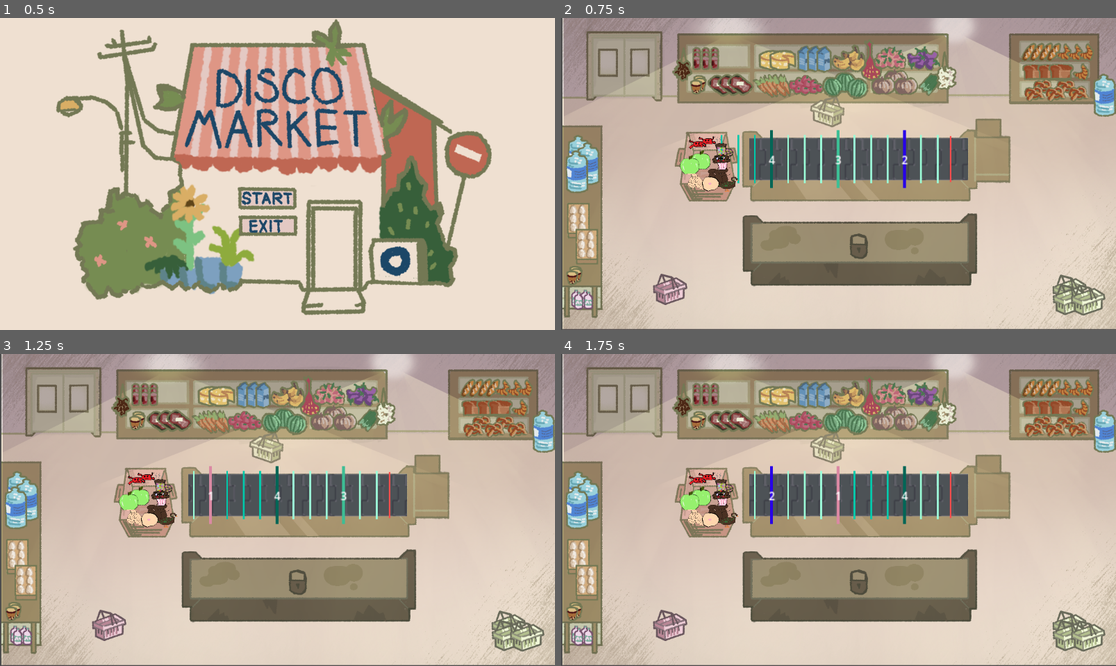
Above: before the commit, frames 1-4 (two rows, left to right).
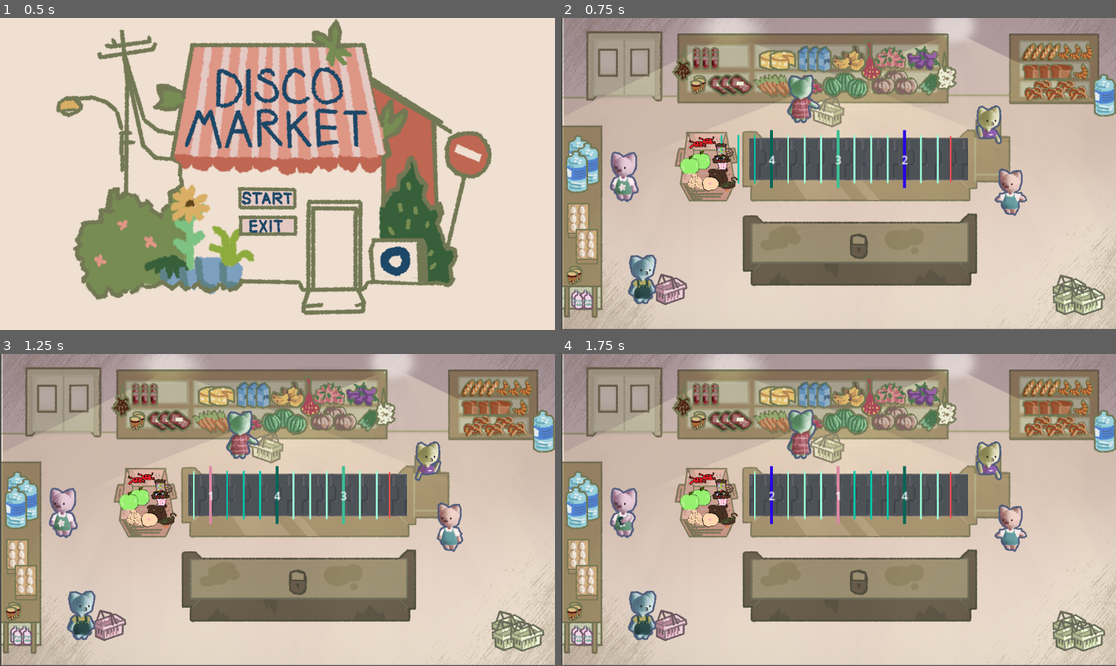
Above: after the commit, the same moments.

Repository: TheSenPie/disco-market
Game: Godot game, scene res://main_menu.tscn
The game is run twice, just before and just after one commit, with the same random seed, the same clock (stepped at 60 frames per second) and the same inputs.
Inputs (mouse positions are in pixels of both pictures, inside the frame that each line leads up to):
- Up to frame 1 (0.5 s): no input
- Up to frame 2 (0.75 s): click (827, 198) at 0.5 s
- Up to frame 3 (1.25 s): no input
- Up to frame 4 (1.75 s): tap Enter at 1.25 s; move the mouse to (699, 494) at 1.27 s; click (699, 494) at 1.42 s; tap Space at 1.52 s

Frame 1 is identical in both runs. In frame 2, 2.7% of the frame differs, in the area x 8-84%, y 18-92%; in frame 3, 2.7%; in frame 4, 2.7%.

Commit message:
Added basic cat animations

Diff:
--- a/main.tscn
+++ b/main.tscn
@@ -14,6 +14,86 @@
 [ext_resource type="PackedScene" uid="uid://c41nufm3sbqhw" path="res://objects/item/cupcake.tscn" id="9_vivmo"]
 [ext_resource type="PackedScene" uid="uid://dlugvi0nglbyr" path="res://objects/item/duck.tscn" id="10_2cqfq"]
 [ext_resource type="Texture2D" uid="uid://bpr1mi0io4di0" path="res://assets/Sprites/food.png" id="14_2cqfq"]
+[ext_resource type="Texture2D" uid="uid://bx75cqqiw7o1p" path="res://assets/Sprites/Cats/cat2_2.png" id="15_vivmo"]
+[ext_resource type="Texture2D" uid="uid://dxx7ht8tklrph" path="res://assets/Sprites/Cats/cat1_1.png" id="16_2cqfq"]
+[ext_resource type="Texture2D" uid="uid://dgbp5ss0c1j5i" path="res://assets/Sprites/Cats/customer1_1.png" id="17_074og"]
+[ext_resource type="Texture2D" uid="uid://dg4aulwcb344l" path="res://assets/Sprites/Cats/customer1_2.png" id="18_cegan"]
+[ext_resource type="Texture2D" uid="uid://c5yog3ckfhec3" path="res://assets/Sprites/Cats/greedycat_2.png" id="19_82xsv"]
+[ext_resource type="Texture2D" uid="uid://bnls5km5ybalj" path="res://assets/Sprites/Cats/greedycat_1.png" id="20_getpj"]
+[ext_resource type="Texture2D" uid="uid://54xt5fco6w30" path="res://assets/Sprites/Cats/lostcat_2.png" id="21_ryguw"]
+[ext_resource type="Texture2D" uid="uid://cfqvhkhr0jqd4" path="res://assets/Sprites/Cats/lostcat_1.png" id="22_d13ii"]
+[ext_resource type="Texture2D" uid="uid://dnauylpsfwljv" path="res://assets/Sprites/Cats/cuntycat_1.png" id="23_1u8w0"]
+[ext_resource type="Texture2D" uid="uid://c28x1kpmhp0v8" path="res://assets/Sprites/Cats/cuntycat_2.png" id="24_0odxb"]
+
+[sub_resource type="SpriteFrames" id="SpriteFrames_2cqfq"]
+animations = [{
+"frames": [{
+"duration": 1.0,
+"texture": ExtResource("15_vivmo")
+}, {
+"duration": 1.0,
+"texture": ExtResource("16_2cqfq")
+}],
+"loop": true,
+"name": &"default",
+"speed": 5.0
+}]
+
+[sub_resource type="SpriteFrames" id="SpriteFrames_82xsv"]
+animations = [{
+"frames": [{
+"duration": 1.0,
+"texture": ExtResource("17_074og")
+}, {
+"duration": 1.0,
+"texture": ExtResource("18_cegan")
+}],
+"loop": true,
+"name": &"default",
+"speed": 5.0
+}]
+
+[sub_resource type="SpriteFrames" id="SpriteFrames_ryguw"]
+animations = [{
+"frames": [{
+"duration": 1.0,
+"texture": ExtResource("19_82xsv")
+}, {
+"duration": 1.0,
+"texture": ExtResource("20_getpj")
+}],
+"loop": true,
+"name": &"default",
+"speed": 5.0
+}]
+
+[sub_resource type="SpriteFrames" id="SpriteFrames_1u8w0"]
+animations = [{
+"frames": [{
+"duration": 1.0,
+"texture": ExtResource("21_ryguw")
+}, {
+"duration": 1.0,
+"texture": ExtResource("22_d13ii")
+}],
+"loop": true,
+"name": &"default",
+"speed": 5.0
+}]
+
+[sub_resource type="SpriteFrames" id="SpriteFrames_lswn8"]
+animations = [{
+"frames": [{
+"duration": 1.0,
+"texture": ExtResource("23_1u8w0")
+}, {
+"duration": 1.0,
+"texture": ExtResource("24_0odxb")
+}],
+"loop": true,
+"name": &"default",
+"speed": 5.0
+}]
 
 [node name="Main" type="Node2D"]
 
@@ -85,3 +165,42 @@
 position = Vector2(582, 325)
 scale = Vector2(0.6, 0.600001)
 texture = ExtResource("14_2cqfq")
+
+[node name="CashierAnimation" type="AnimatedSprite2D" parent="."]
+position = Vector2(888, 223)
+scale = Vector2(0.56, 0.588943)
+sprite_frames = SubResource("SpriteFrames_2cqfq")
+autoplay = "default"
+frame_progress = 0.998803
+speed_scale = 0.5
+
+[node name="Customer1Animation" type="AnimatedSprite2D" parent="."]
+position = Vector2(934, 360)
+scale = Vector2(0.571297, 0.600005)
+sprite_frames = SubResource("SpriteFrames_82xsv")
+autoplay = "default"
+frame_progress = 0.945317
+speed_scale = 0.5
+
+[node name="GreedyCatAnimation" type="AnimatedSprite2D" parent="."]
+position = Vector2(503, 168)
+scale = Vector2(0.574185, 0.584202)
+sprite_frames = SubResource("SpriteFrames_ryguw")
+autoplay = "default"
+frame_progress = 0.481214
+
+[node name="LostCatAnimation" type="AnimatedSprite2D" parent="."]
+position = Vector2(169, 543)
+scale = Vector2(0.600001, 0.6)
+sprite_frames = SubResource("SpriteFrames_1u8w0")
+autoplay = "default"
+frame_progress = 0.542182
+speed_scale = 0.05
+
+[node name="CuntyCatAnimation" type="AnimatedSprite2D" parent="."]
+position = Vector2(131, 330)
+scale = Vector2(0.599999, 0.599999)
+sprite_frames = SubResource("SpriteFrames_lswn8")
+autoplay = "default"
+frame_progress = 0.49122
+speed_scale = 0.1
Binary file added: assets/Sprites/Cats/cat1_1.png
Not shown, added: assets/Sprites/Cats/cat1_1.png.import
Binary file added: assets/Sprites/Cats/cat2_2.png
Not shown, added: assets/Sprites/Cats/cat2_2.png.import
Binary file added: assets/Sprites/Cats/cuntycat_1.png
Not shown, added: assets/Sprites/Cats/cuntycat_1.png.import
Binary file added: assets/Sprites/Cats/cuntycat_2.png
Not shown, added: assets/Sprites/Cats/cuntycat_2.png.import
Binary file added: assets/Sprites/Cats/customer1_1.png
Not shown, added: assets/Sprites/Cats/customer1_1.png.import
Binary file added: assets/Sprites/Cats/customer1_2.png
Not shown, added: assets/Sprites/Cats/customer1_2.png.import
(and 9 more such lines)
